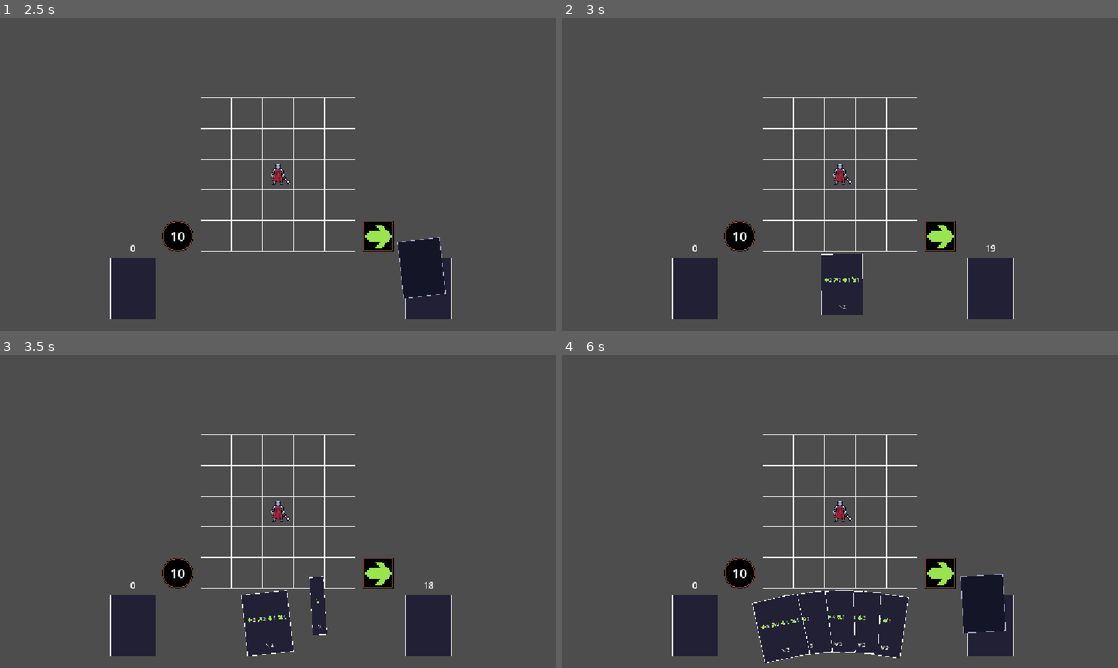
Above: before the commit, frames 1-4 (two rows, left to right).
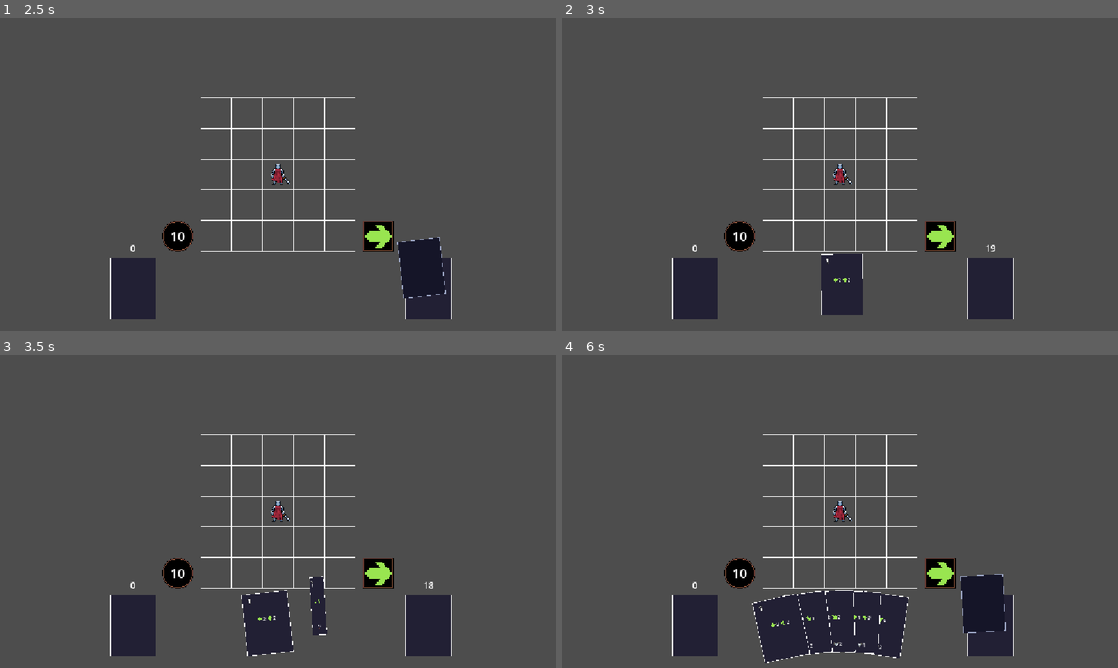
Above: after the commit, the same moments.

Repository: TheLizarditto/Foxtrot1Prototipo
Game: Godot game, scene res://Scenes/main.tscn
The game is run twice, just before and just after one commit, with the same random seed, the same clock (stepped at 60 frames per second) and the same inputs.
Inputs (mouse positions are in pixels of both pictures, inside the frame that each line leads up to):
- Up to frame 1 (2.5 s): move the mouse to (400, 158) at 0.52 s; click (400, 158) at 0.67 s; move the mouse to (166, 190) at 1.27 s; click (166, 190) at 1.42 s; move the mouse to (333, 105) at 2.02 s; click (333, 105) at 2.17 s
- Up to frame 2 (3 s): move the mouse to (812, 237) at 2.77 s; click (812, 237) at 2.92 s
- Up to frame 3 (3.5 s): no input
- Up to frame 4 (6 s): move the mouse to (1006, 558) at 3.52 s; click (1006, 558) at 3.67 s; move the mouse to (673, 464) at 4.27 s; click (673, 464) at 4.42 s; move the mouse to (867, 511) at 5.02 s; click (867, 511) at 5.17 s; move the mouse to (756, 433) at 5.77 s; click (756, 433) at 5.92 s

Frame 1 is identical in both runs. In frame 2, less than 0.1% of the frame differs, in the area x 47-54%, y 76-93%; in frame 3, less than 0.1%; in frame 4, 0.2%, in the area x 35-60%, y 80-95%.

Commit message:
Feat: Agregue costo de PA a las cartas y el sistema de consumo de PA

Diff:
--- a/Scenes/carta.tscn
+++ b/Scenes/carta.tscn
@@ -20,6 +20,21 @@
 offset_right = 48.0
 offset_bottom = 64.0
 
+[node name="CostoPA" type="Label" parent="Contenido"]
+layout_mode = 0
+offset_left = 4.0
+offset_top = 3.0
+offset_right = 28.0
+offset_bottom = 25.0
+theme_override_colors/font_color = Color(1, 1, 1, 1)
+theme_override_colors/font_outline_color = Color(0.05, 0.05, 0.05, 1)
+theme_override_constants/outline_size = 3
+theme_override_font_sizes/font_size = 16
+text = "1"
+horizontal_alignment = 1
+vertical_alignment = 1
+mouse_filter = 2
+
 [node name="Movimientos" type="HBoxContainer" parent="Contenido" unique_id=609684243]
 layout_mode = 0
 offset_left = 4.0
--- a/Scripts/baraja.gd
+++ b/Scripts/baraja.gd
@@ -10,6 +10,8 @@
 @export var max_ataque := 3
 @export var min_defensa := 0
 @export var max_defensa := 3
+@export var min_costo_pa := 1
+@export var max_costo_pa := 5
 
 var cartas: Array[Dictionary] = []
 var generador_random := RandomNumberGenerator.new()
@@ -76,6 +78,7 @@
 		"movimientos": _crear_movimientos_random(),
 		"ataque": _obtener_entero_ordenado(min_ataque, max_ataque),
 		"defensa": _obtener_entero_ordenado(min_defensa, max_defensa),
+		"costo_pa": _obtener_entero_ordenado(maxi(min_costo_pa, 1), maxi(max_costo_pa, 1)),
 	}
 
 
--- a/Scripts/carta.gd
+++ b/Scripts/carta.gd
@@ -41,6 +41,7 @@
 @export var movimientos: Array[Vector2i] = []
 @export var ataque := 0
 @export var defensa := 0
+@export var costo_pa := 1
 @export var ruta_personaje: NodePath = "../Personaje"
 @export var delay_entre_movimientos := 0.5
 
@@ -48,6 +49,7 @@
 @onready var fondo: Sprite2D = $Fondo
 @onready var movimientos_contenedor: HBoxContainer = $Contenido/Movimientos
 @onready var atributos_contenedor: HBoxContainer = $Contenido/Atributos
+@onready var costo_pa_etiqueta: Label = $Contenido/CostoPA
 
 var ejecutando := false
 var boca_abajo := false
@@ -56,6 +58,7 @@
 func _ready() -> void:
 	ataque = maxi(ataque, 0)
 	defensa = maxi(defensa, 0)
+	costo_pa = maxi(costo_pa, 1)
 	delay_entre_movimientos = maxf(delay_entre_movimientos, 0.0)
 	_limitar_movimientos()
 
@@ -66,6 +69,7 @@
 
 	_mostrar_movimientos()
 	_mostrar_atributos()
+	costo_pa_etiqueta.text = str(costo_pa)
 	mostrar_frente()
 
 
@@ -221,6 +225,7 @@
 		"movimientos": copiar_movimientos(datos.get("movimientos", [])),
 		"ataque": maxi(int(datos.get("ataque", 0)), 0),
 		"defensa": maxi(int(datos.get("defensa", 0)), 0),
+		"costo_pa": maxi(int(datos.get("costo_pa", 1)), 1),
 	}
 
 
@@ -247,6 +252,7 @@
 	carta.set("movimientos", datos_normalizados["movimientos"])
 	carta.set("ataque", datos_normalizados["ataque"])
 	carta.set("defensa", datos_normalizados["defensa"])
+	carta.set("costo_pa", datos_normalizados["costo_pa"])
 
 
 # Crea un indicador visual con icono y numero dentro del contenedor indicado.
--- a/Scripts/mano.gd
+++ b/Scripts/mano.gd
@@ -21,6 +21,7 @@
 @export var desplazamiento_hover := Vector2(0.0, -72.0)
 @export var duracion_hover := 0.15
 @export var ruta_mazo_descarte: NodePath = "../MazoDescarte"
+@export var ruta_puntos_accion: NodePath = "../PuntosAccion"
 
 var mano: Array[Dictionary] = []
 var cartas_visuales: Array[Node2D] = []
@@ -152,7 +153,11 @@
 
 	var indice := cartas_visuales.find(carta_visual)
 	var mazo_descarte := get_node_or_null(ruta_mazo_descarte) as MazoDescarte
-	if indice < 0 or mazo_descarte == null:
+	var puntos_accion := get_node_or_null(ruta_puntos_accion) as PuntosAccion
+	if indice < 0 or mazo_descarte == null or puntos_accion == null:
+		return
+
+	if not puntos_accion.gastar(carta_visual.costo_pa):
 		return
 
 	mano_lista_para_seleccion = false
--- a/Scripts/puntos_accion.gd
+++ b/Scripts/puntos_accion.gd
@@ -24,6 +24,22 @@
 	return puntos_disponibles
 
 
+# Indica si hay puntos suficientes para pagar el coste de una carta.
+func puede_gastar(cantidad_a_gastar: int) -> bool:
+	return puntos_disponibles >= maxi(cantidad_a_gastar, 0)
+
+
+# Descuenta puntos solo cuando el coste puede pagarse por completo.
+func gastar(cantidad_a_gastar: int) -> bool:
+	var coste := maxi(cantidad_a_gastar, 0)
+	if not puede_gastar(coste):
+		return false
+
+	puntos_disponibles -= coste
+	_actualizar_contador()
+	return true
+
+
 # Refleja el valor actual encima del sprite de puntos de acción.
 func _actualizar_contador() -> void:
 	if is_node_ready():
